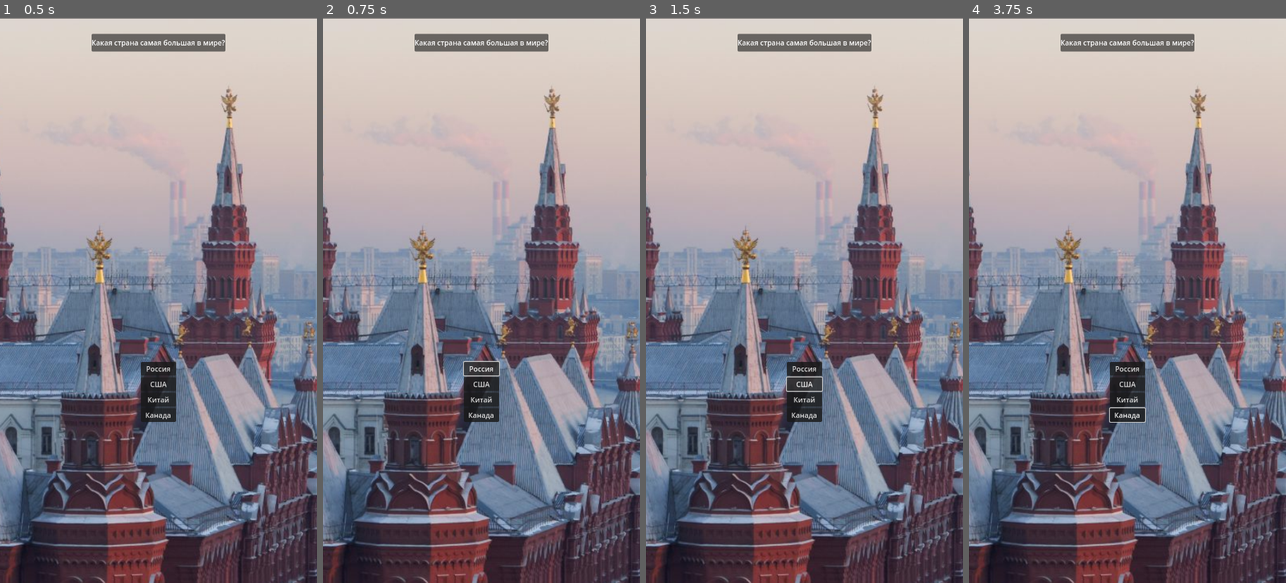
Above: before the commit, frames 1-4 (left to right).
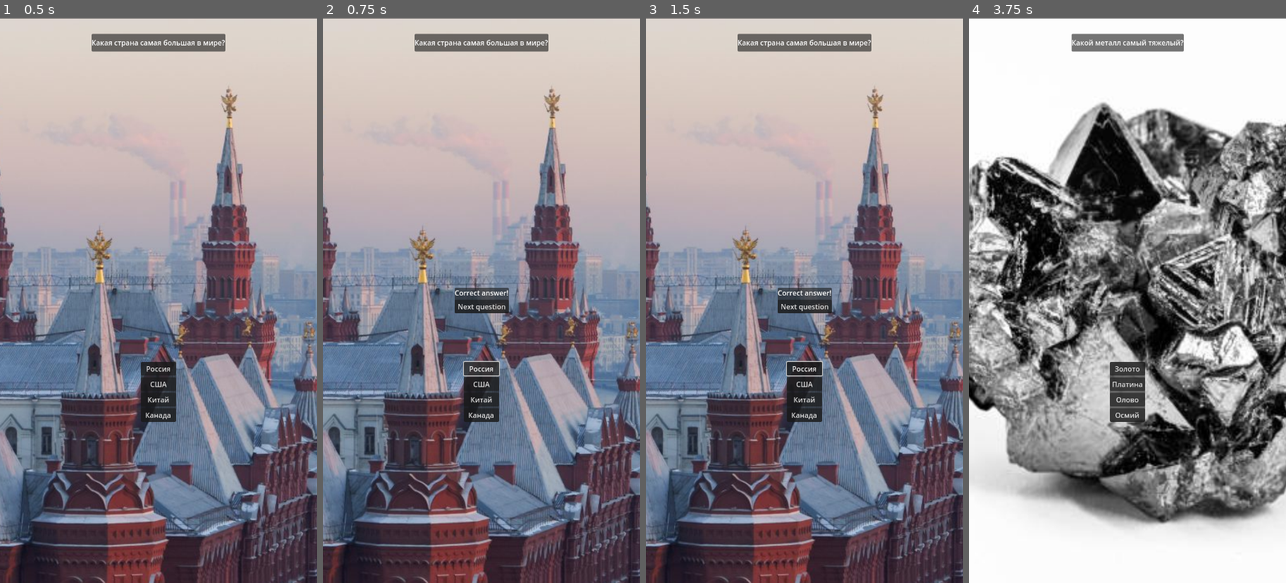
Above: after the commit, the same moments.

Repository: ash4rk/ad-aurum-quiz
Game: Godot game, scene res://scenes/question_screen.tscn
The game is run twice, just before and just after one commit, with the same random seed, the same clock (stepped at 60 frames per second) and the same inputs.
Inputs (mouse positions are in pixels of both pictures, inside the frame that each line leads up to):
- Up to frame 1 (0.5 s): no input
- Up to frame 2 (0.75 s): click "Россия" at 0.5 s
- Up to frame 3 (1.5 s): click "США" at 1.25 s
- Up to frame 4 (3.75 s): click "Китай" at 2 s; click "Канада" at 2.75 s; click (1127, 306) at 3.5 s, where only the run after the commit has a clickable "Next question"

Frame 1 is identical in both runs. In frame 2, 0.8% of the frame differs, in the area x 41-59%, y 47-53%; in frame 3, 0.9%; in frame 4, 93%, in the area x 0-100%, y 0-100%.

Commit message:
FIX(WIP): Develop question_screen

Diff:
--- /dev/null
+++ b/scenes/false_correct_popup.tscn
@@ -0,0 +1,35 @@
+[gd_scene format=3 uid="uid://d0uhms64nhbdq"]
+
+[node name="FalseCorrectPopup" type="Control"]
+layout_mode = 3
+anchors_preset = 15
+anchor_right = 1.0
+anchor_bottom = 1.0
+grow_horizontal = 2
+grow_vertical = 2
+
+[node name="PanelContainer" type="PanelContainer" parent="."]
+layout_mode = 1
+anchors_preset = 8
+anchor_left = 0.5
+anchor_top = 0.5
+anchor_right = 0.5
+anchor_bottom = 0.5
+offset_left = -20.0
+offset_top = -20.0
+offset_right = 20.0
+offset_bottom = 20.0
+grow_horizontal = 2
+grow_vertical = 2
+
+[node name="VBoxContainer" type="VBoxContainer" parent="PanelContainer"]
+layout_mode = 2
+
+[node name="FalseCorrectLabel" type="Label" parent="PanelContainer/VBoxContainer"]
+layout_mode = 2
+text = "False/Correct answer"
+horizontal_alignment = 1
+
+[node name="NextQuestionButton" type="Button" parent="PanelContainer/VBoxContainer"]
+layout_mode = 2
+text = "Next question"
--- a/scenes/question_screen.gd
+++ b/scenes/question_screen.gd
@@ -4,6 +4,7 @@
 const QUESTIONS_JSON_PATH = "res://questions.json"
 
 var question: Dictionary
+var question_idx: int = 0
 #question.question - question text
 #question.background - image path (like "backgrounds/osmium.jpg")
 #question.answers - array of answers
@@ -11,11 +12,13 @@
 @onready var question_label = $CanvasLayer/PanelContainer/QuestionLabel
 @onready var bg = $CanvasLayer/BG
 @onready var answer_buttons_container = $CanvasLayer/PanelContainer2/AnswerButtonsContainer
+@onready var popup = $CanvasLayer/FalseCorrectPopup
+@onready var popup_label = $CanvasLayer/FalseCorrectPopup/PanelContainer/VBoxContainer/FalseCorrectLabel
 
 func _ready():
 	var json_string = FileAccess.get_file_as_string(QUESTIONS_JSON_PATH)
 	var questions_data: Array = JSON.parse_string(json_string)
-	question = questions_data[0]
+	question = questions_data[question_idx]
 
 	bg.texture = load("res://" + question.background)
 	question_label.text = question.question
@@ -31,6 +34,15 @@
 
 func _check_correctness(is_correct: bool) -> void:
 	if is_correct:
-		print("Correct answer!")
+		popup_label.text = "Correct answer!"
 	else:
-		print("Wrong answer!")
+		popup_label.text = "Wrong answer!"
+	popup.visible = true
+
+func _on_next_question_button_pressed():
+	popup.visible = false
+	question_idx += 1
+	for n in answer_buttons_container.get_children():
+		answer_buttons_container.remove_child(n)
+		n.queue_free()
+	_ready()
--- a/scenes/question_screen.tscn
+++ b/scenes/question_screen.tscn
@@ -51,3 +51,40 @@
 
 [node name="AnswerButtonsContainer" type="VBoxContainer" parent="CanvasLayer/PanelContainer2"]
 layout_mode = 2
+
+[node name="FalseCorrectPopup" type="Control" parent="CanvasLayer"]
+visible = false
+layout_mode = 3
+anchors_preset = 15
+anchor_right = 1.0
+anchor_bottom = 1.0
+grow_horizontal = 2
+grow_vertical = 2
+
+[node name="PanelContainer" type="PanelContainer" parent="CanvasLayer/FalseCorrectPopup"]
+layout_mode = 1
+anchors_preset = 8
+anchor_left = 0.5
+anchor_top = 0.5
+anchor_right = 0.5
+anchor_bottom = 0.5
+offset_left = -20.0
+offset_top = -20.0
+offset_right = 20.0
+offset_bottom = 20.0
+grow_horizontal = 2
+grow_vertical = 2
+
+[node name="VBoxContainer" type="VBoxContainer" parent="CanvasLayer/FalseCorrectPopup/PanelContainer"]
+layout_mode = 2
+
+[node name="FalseCorrectLabel" type="Label" parent="CanvasLayer/FalseCorrectPopup/PanelContainer/VBoxContainer"]
+layout_mode = 2
+text = "False/Correct answer"
+horizontal_alignment = 1
+
+[node name="NextQuestionButton" type="Button" parent="CanvasLayer/FalseCorrectPopup/PanelContainer/VBoxContainer"]
+layout_mode = 2
+text = "Next question"
+
+[connection signal="pressed" from="CanvasLayer/FalseCorrectPopup/PanelContainer/VBoxContainer/NextQuestionButton" to="." method="_on_next_question_button_pressed"]
